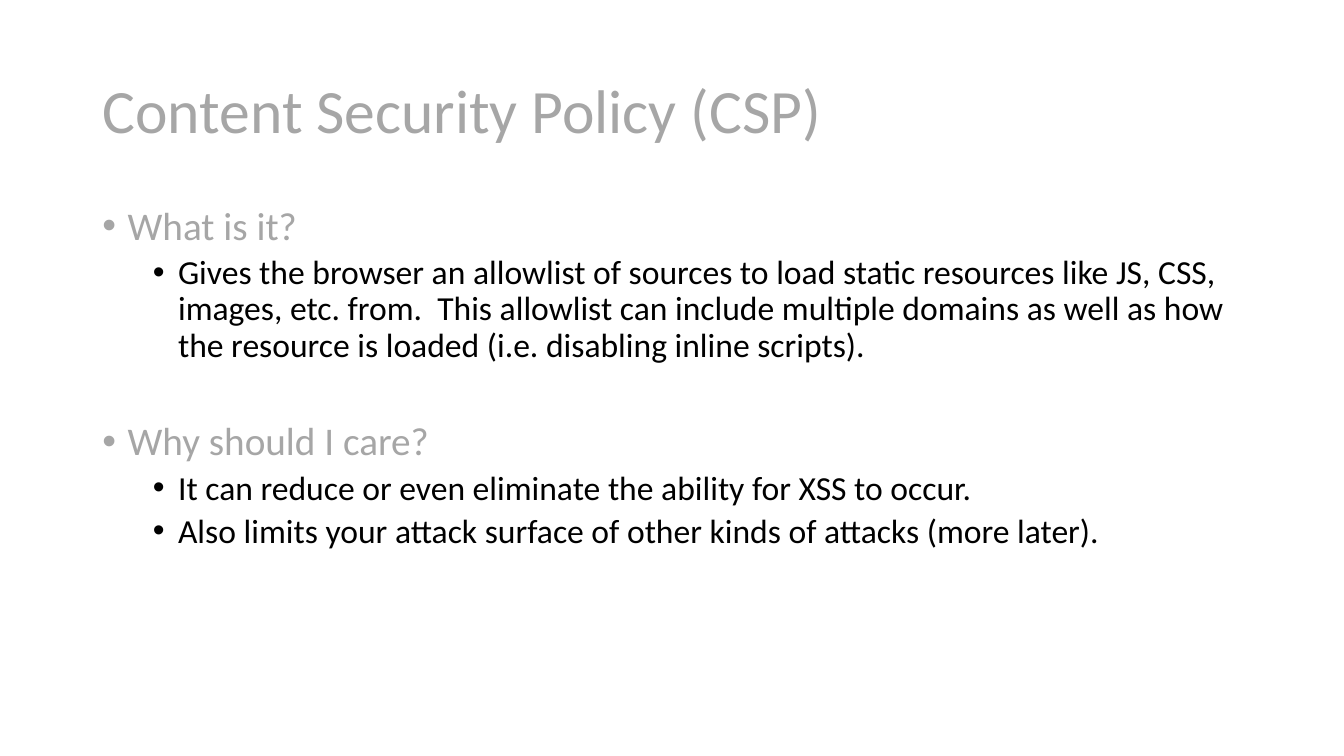
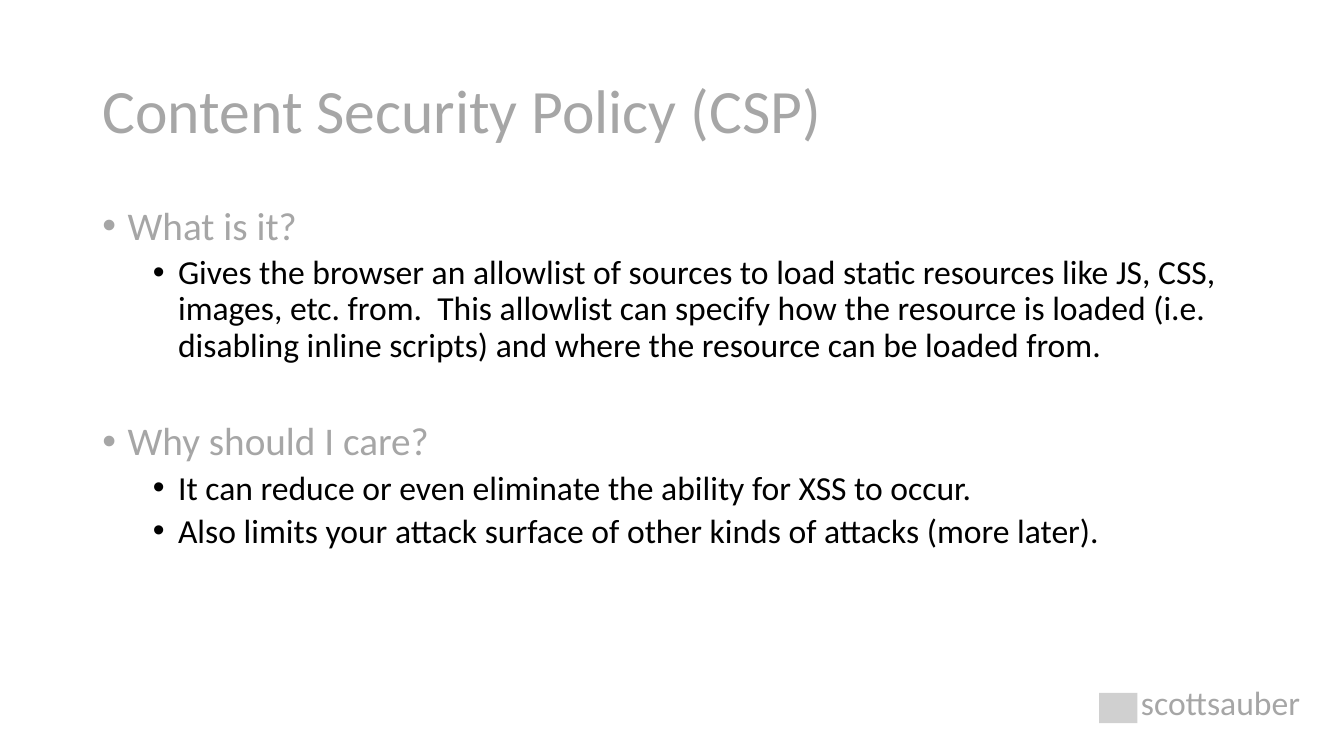
Before and after one commit to nirzaf/DotNetWorkShopTalk, a slide deck: slide 32 of 2021-1-27 - NDC London - Security Headers/Security Headers Explained.pptx. Drawn at 1344x756 pixels with LibreOffice and Linux fonts; fonts in the diff are those of the drawing; grey boxes stand for pictures. Boxes give left, top, right and bottom in pixels: in the first picture for what was removed or moved away, otherwise in the second. Text is boxed around its words. In the diff, an @@ line names an element or a change of style, - is before the commit and + after.

Commit message:
updates for security headers talk

```diff
--- a/2021-1-27 - NDC London - Security Headers/Security Headers Explained.pptx
+++ b/2021-1-27 - NDC London - Security Headers/Security Headers Explained.pptx
@@ text at [178, 260, 1215, 363]: text changed @@
-  • Gives the browser an allowlist of sources to load static resources like JS, CSS, images, etc. from. This allowlist can include multiple domains as well as how the resource is loaded (i.e. disabling inline scripts).
+  • Gives the browser an allowlist of sources to load static resources like JS, CSS, images, etc. from. This allowlist can specify how the resource is loaded (i.e. disabling inline scripts) and where the resource can be loaded from.
@@ picture added at [1099, 693, 1137, 723] @@
@@ text added at [1141, 692, 1300, 715], 24 pt, text #A6A6A6 @@
+scottsauber
```
Also in this commit, not shown: 46 other slides changed, 18 slides added, 14 slides removed, 2 other files.
